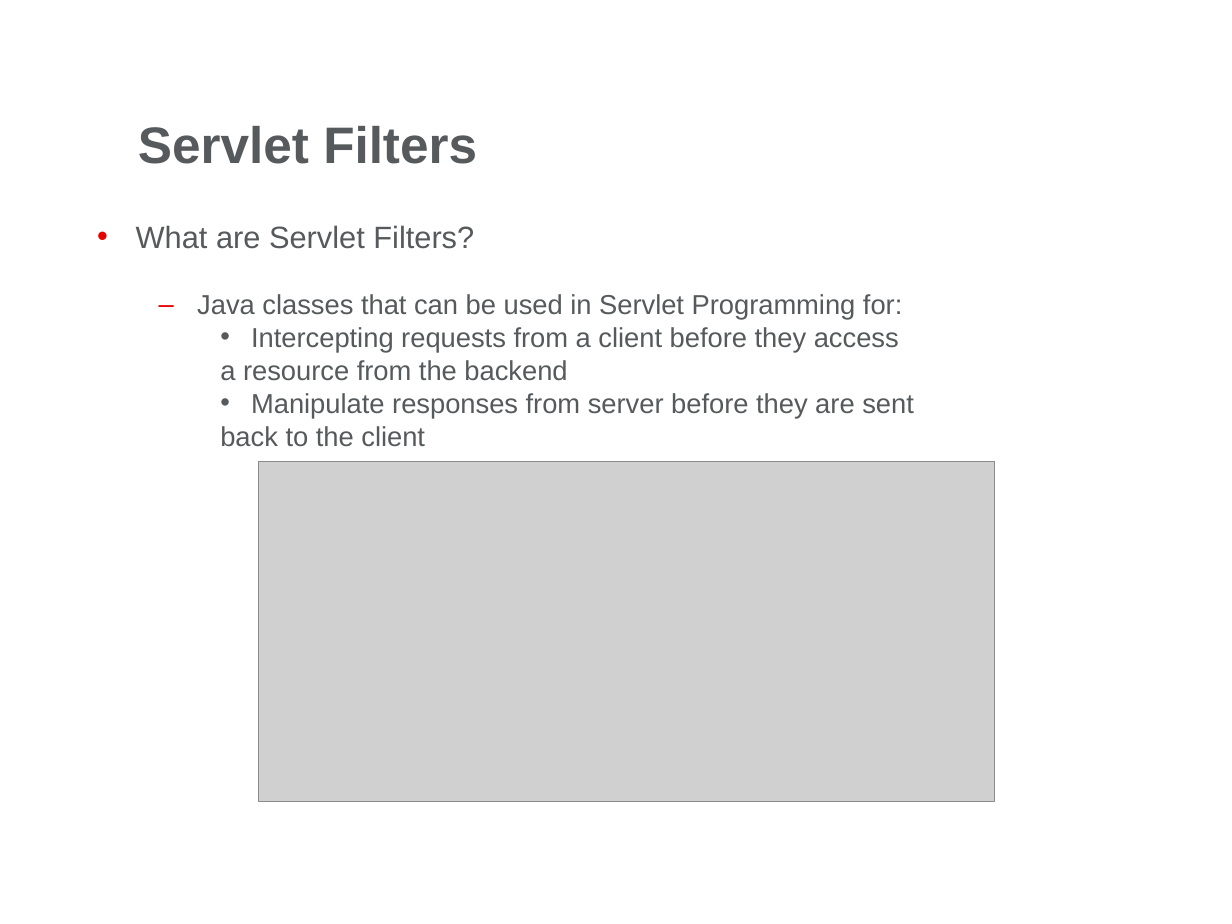
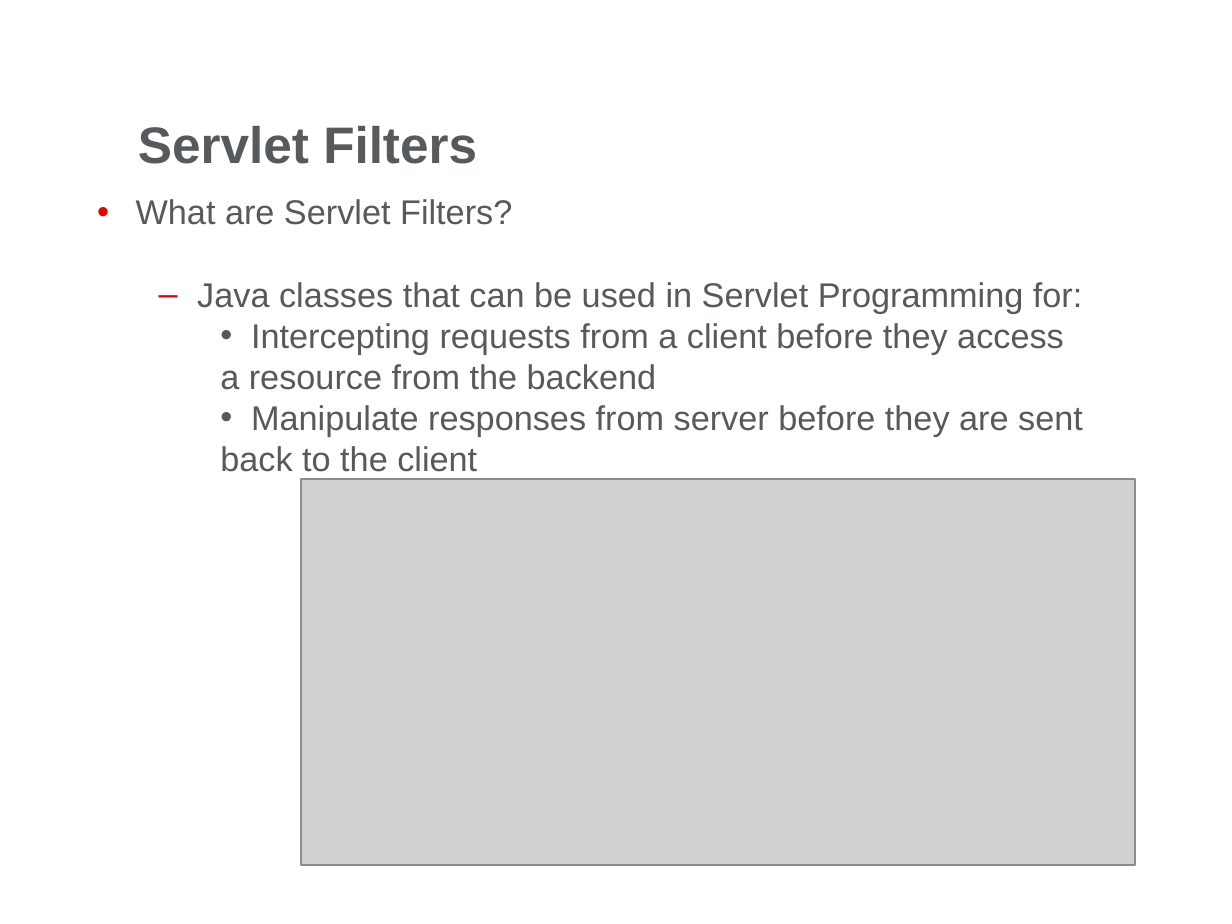
Before and after one commit to chiriacbeatrice/JavaDocs, a slide deck: slide 20 of Servlets/Day2/Docs/Web Presentation-Part2.pptx. Drawn at 1232x924 pixels with LibreOffice and Linux fonts; fonts in the diff are those of the drawing; grey boxes stand for pictures; background and template pictures are left out. Boxes give left, top, right and bottom in pixels: in the first picture for what was removed or moved away, otherwise in the second. Text is boxed around its words. In the diff, an @@ line names an element or a change of style, - is before the commit and + after.

Commit message:
Servlet-Part2

```diff
--- a/Servlets/Day2/Docs/Web Presentation-Part2.pptx
+++ b/Servlets/Day2/Docs/Web Presentation-Part2.pptx
@@ text "What are Servlet Filters?" at (136,199,1083,472): size 18 to 20 pt in "What are Servlet Filters?"; size 16 to 20 pt in "Java classes that can be used in ...", "Intercepting requests from a client before they ...", "a resource from the backend", "Manipulate responses from server before they are ..." and 1 more places @@
@@ picture: place and size @@
-picture at (259,461,994,801)
+picture at (301,479,1135,865)
```
Also in this commit, not shown: 14 other slides changed, 18 other files.
